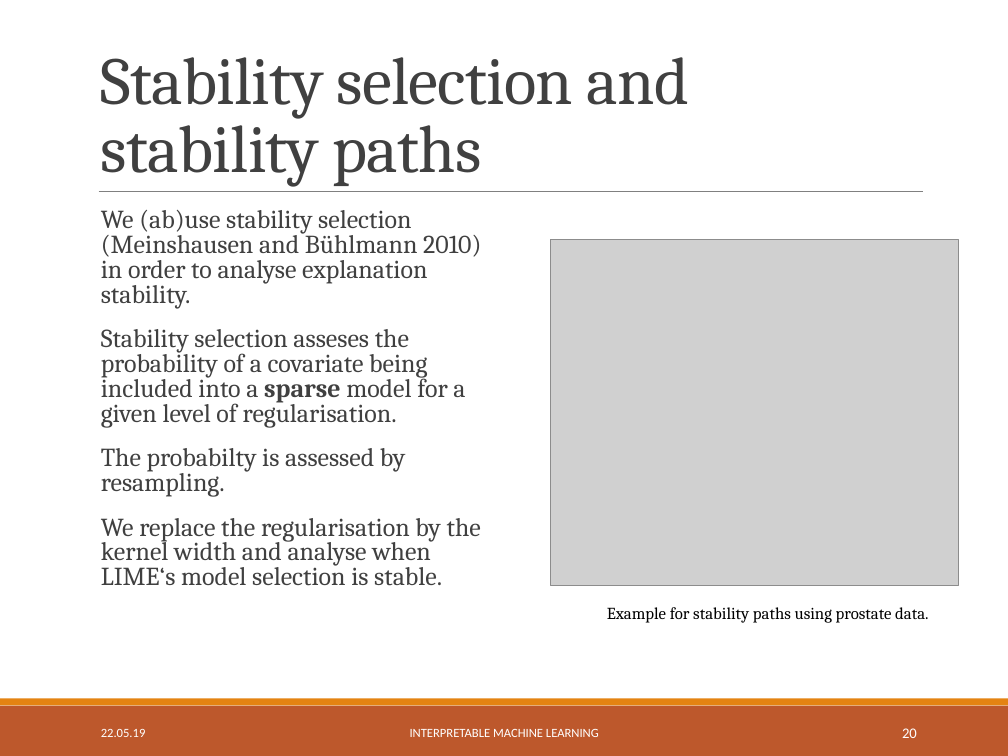
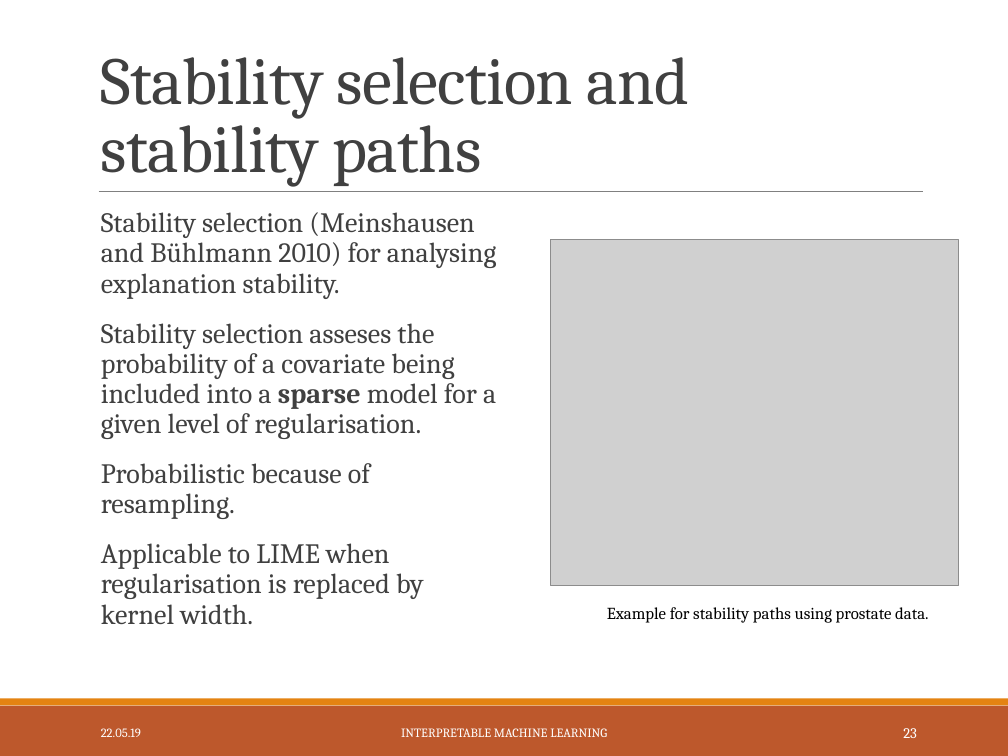
Before and after one commit to slds-lmu/iml_methods_limitations, a slide deck: slide 24 of Slides/LIME-neighbourhood.pptx (slide 21 before the commit). Drawn at 1008x756 pixels with LibreOffice and Linux fonts; fonts in the diff are those of the drawing; grey boxes stand for pictures. Boxes give left, top, right and bottom in pixels: in the first picture for what was removed or moved away, otherwise in the second. Text is boxed around its words. In the diff, an @@ line names an element or a change of style, - is before the commit and + after.

```diff
--- a/Slides/LIME-neighbourhood.pptx
+++ b/Slides/LIME-neighbourhood.pptx
@@ text at box(101, 212, 497, 299): text changed; size 18.5 to 20 pt @@
-  We (ab)use stability selection (Meinshausen and Bühlmann 2010) in order to analyse explanation stability.
+  Stability selection (Meinshausen and Bühlmann 2010) for analysing explanation stability.
@@ text at box(101, 323, 496, 439): size 18.5 to 20 pt in "Stability selection asseses the probability of a ..."; line spacing 0.8 to 0.9 @@
@@ text at box(101, 463, 424, 625): text changed; size 18.5 to 20 pt @@
-  The probabilty is assessed by resampling.
-  We replace the regularisation by the kernel width and analyse when LIME‘s model selection is stable.
+  Probabilistic because of resampling.
+  Applicable to LIME when regularisation is replaced by kernel width.
@@ text "22.05.19" at box(101, 728, 141, 737): font Calibri to Cambria @@
@@ text "INTERPRETABLE MACHINE LEARNING" at box(401, 728, 607, 737): font Calibri to Cambria @@
@@ page number at box(903, 728, 917, 738): text changed; font Calibri to Cambria @@
-20
+23
```
Also in this commit, not shown: 11 other slides changed, 4 slides added, 3 other files.
